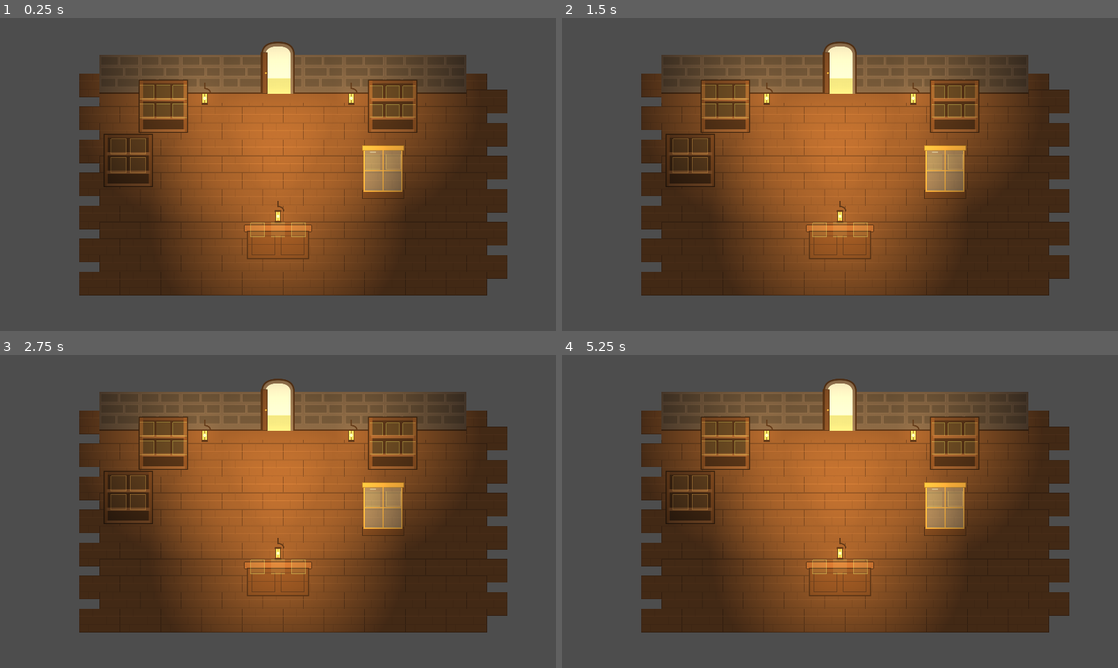
Above: before the commit, frames 1-4 (two rows, left to right).
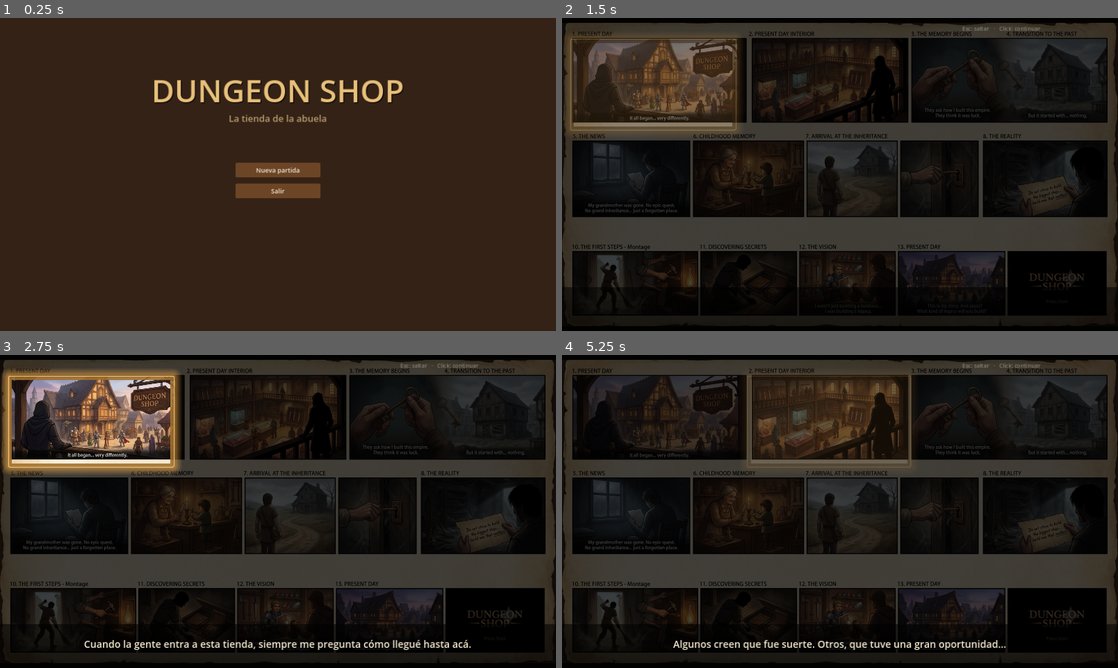
Above: after the commit, the same moments.

Repository: luckyvalentinaguirre-bot/DungeonShop
Game: Godot game, scene res://game/scenes/Menu.tscn
Same seed, same stepped clock (60 frames per second), same inputs: the game is played once before the commit and once after it. Before the commit the project starts from res://game/scenes/Shop.tscn.
Inputs (mouse positions are in pixels of both pictures, inside the frame that each line leads up to):
- Up to frame 1 (0.25 s): no input
- Up to frame 2 (1.5 s): click (840, 171) at 0.5 s, where only the run after the commit has a clickable "Nueva partida"; tap Enter at 1.25 s; move the mouse to (962, 158) at 1.27 s; click (962, 158) at 1.42 s
- Up to frame 3 (2.75 s): move the mouse to (166, 527) at 2.02 s; click (166, 527) at 2.17 s
- Up to frame 4 (5.25 s): tap Space at 2.75 s; move the mouse to (895, 442) at 2.77 s; click (895, 442) at 2.92 s; move the mouse to (812, 574) at 3.52 s; click (812, 574) at 3.67 s; tap Enter at 4.25 s; move the mouse to (1006, 558) at 4.27 s; click (1006, 558) at 4.42 s; tap Escape at 4.9 s; move the mouse to (673, 464) at 5.02 s; click (673, 464) at 5.17 s

The runs differ from the first frame. In frame 1, 83% of the frame differs, in the area x 0-100%, y 0-100%; in frame 2, 96%; in frame 3, 96%; in frame 4, 97%.

Commit message:
Base: menu + intro historia + vista POV detras del mostrador
- Menu.tscn (escena principal) -> 'Nueva partida' -> Intro.
- Intro.tscn: introduccion tipo historia (ilumina la hoja de storyboard viñeta a
  viñeta con narracion) -> entra a la tienda.
- Shop: reformado a POV DETRAS DEL MOSTRADOR (mostrador ancho en primer plano +
  manos del tendero apoyadas, sin rostro; punto 4). Esc vuelve al menu.
- hands.svg placeholder.

Co-Authored-By: Claude Opus 4.8 <noreply@anthropic.com>
Claude-Session: https://claude.ai/code/session_01BvQJaW7W6TmoPXUchrmyos

Diff:
--- /dev/null
+++ b/game/art/hands.svg
@@ -0,0 +1,19 @@
+<svg xmlns="http://www.w3.org/2000/svg" width="900" height="300" viewBox="0 0 900 300">
+  <!-- antebrazos del tendero (POV, sin rostro) -->
+  <path d="M120 300 Q200 210 360 168" stroke="#6b4a2c" stroke-width="86" fill="none" stroke-linecap="round"/>
+  <path d="M780 300 Q700 210 540 168" stroke="#6b4a2c" stroke-width="86" fill="none" stroke-linecap="round"/>
+  <!-- puños de la camisa -->
+  <path d="M120 300 Q190 230 300 205" stroke="#caa877" stroke-width="90" fill="none" stroke-linecap="round"/>
+  <path d="M780 300 Q710 230 600 205" stroke="#caa877" stroke-width="90" fill="none" stroke-linecap="round"/>
+  <!-- manos (guante de cuero) -->
+  <ellipse cx="372" cy="150" rx="66" ry="46" fill="#7a5636"/>
+  <ellipse cx="528" cy="150" rx="66" ry="46" fill="#7a5636"/>
+  <g stroke="#5c3f26" stroke-width="4" stroke-linecap="round">
+    <line x1="352" y1="112" x2="356" y2="150"/>
+    <line x1="378" y1="108" x2="380" y2="150"/>
+    <line x1="404" y1="114" x2="402" y2="150"/>
+    <line x1="548" y1="112" x2="544" y2="150"/>
+    <line x1="522" y1="108" x2="520" y2="150"/>
+    <line x1="496" y1="114" x2="498" y2="150"/>
+  </g>
+</svg>
--- /dev/null
+++ b/game/scenes/Intro.tscn
@@ -0,0 +1,10 @@
+[gd_scene load_steps=2 format=3]
+
+[ext_resource type="Script" path="res://game/scripts/Intro.gd" id="1_intro"]
+
+[node name="Intro" type="Control"]
+layout_mode = 3
+anchors_preset = 15
+anchor_right = 1.0
+anchor_bottom = 1.0
+script = ExtResource("1_intro")
--- /dev/null
+++ b/game/scenes/Menu.tscn
@@ -0,0 +1,10 @@
+[gd_scene load_steps=2 format=3]
+
+[ext_resource type="Script" path="res://game/scripts/Menu.gd" id="1_menu"]
+
+[node name="Menu" type="Control"]
+layout_mode = 3
+anchors_preset = 15
+anchor_right = 1.0
+anchor_bottom = 1.0
+script = ExtResource("1_menu")
--- /dev/null
+++ b/game/scripts/Intro.gd
@@ -0,0 +1,223 @@
+extends Control
+## Introducción tipo historia. Muestra la HOJA DE STORYBOARD completa en penumbra y va
+## ILUMINANDO cada viñeta EN ORDEN mientras avanza la narración; el subtítulo aparece
+## letra a letra. Se puede AVANZAR (click/tecla) o SALTAR (Esc). Al terminar entra a la
+## tienda. Usa una sola imagen (assets/cinematic/storyboard.png), sin generar nada.
+
+const SHEET := "res://assets/cinematic/storyboard.png"
+const SHEET_SIZE := Vector2(1600, 872)
+const SHOP := "res://game/scenes/Shop.tscn"
+
+const BEATS := [
+	{"rect": Rect2(35, 58, 455, 240),
+	 "text": "Cuando la gente entra a esta tienda, siempre me pregunta cómo llegué hasta acá."},
+	{"rect": Rect2(543, 58, 450, 240),
+	 "text": "Algunos creen que fue suerte. Otros, que tuve una gran oportunidad..."},
+	{"rect": Rect2(1002, 58, 281, 240),
+	 "text": "Pero todo empezó con esto. Una llave vieja... y nada más."},
+	{"rect": Rect2(1287, 58, 280, 240),
+	 "text": "Sin fortuna. Sin gloria. Solo una casa olvidada al final del camino."},
+	{"rect": Rect2(35, 368, 322, 188),
+	 "text": "Mi abuela ya no estaba. Ninguna gran herencia... solo un lugar en ruinas."},
+	{"rect": Rect2(378, 368, 322, 188),
+	 "text": "De niño, ella me enseñó que cada objeto guarda una historia."},
+	{"rect": Rect2(705, 368, 253, 188),
+	 "text": "Así que volví. El camino era largo; la casa, más pequeña de lo que recordaba."},
+	{"rect": Rect2(962, 368, 128, 188), "dur": 3.0,
+	 "text": "Metí la llave. La cerradura cedió con un crujido."},
+	{"rect": Rect2(1238, 368, 329, 188),
+	 "text": "Adentro, polvo y silencio. Y una nota: «No busques la tienda más grande... construye una que importe.»"},
+	{"rect": Rect2(35, 650, 322, 188),
+	 "text": "Así que empecé. Un clavo, una tabla, un día a la vez."},
+	{"rect": Rect2(378, 650, 287, 188),
+	 "text": "Entre los escombros encontré secretos que ella había dejado para mí."},
+	{"rect": Rect2(675, 650, 283, 188),
+	 "text": "No estaba armando un negocio. Estaba construyendo un legado."},
+	{"rect": Rect2(972, 650, 286, 188),
+	 "text": "Esta es mi historia. ¿Y la tuya? ¿Qué clase de legado vas a construir?"},
+]
+
+var _vp: Vector2
+var _sheet_tex: Texture2D
+var _scale: float
+var _offset: Vector2
+var _dim: ColorRect
+var _spot: Control
+var _label: Label
+var _fader: ColorRect
+
+var _interrupt := false
+var _skip_all := false
+
+func _ready() -> void:
+	set_anchors_and_offsets_preset(Control.PRESET_FULL_RECT)
+	_vp = get_viewport_rect().size
+	_sheet_tex = load(SHEET)
+	_scale = minf(_vp.x / SHEET_SIZE.x, _vp.y / SHEET_SIZE.y)
+	_offset = (_vp - SHEET_SIZE * _scale) * 0.5
+	_build_ui()
+	_run()
+
+func _build_ui() -> void:
+	var bg := ColorRect.new()
+	bg.color = Color(0.04, 0.03, 0.02)
+	bg.set_anchors_and_offsets_preset(Control.PRESET_FULL_RECT)
+	bg.mouse_filter = Control.MOUSE_FILTER_IGNORE
+	add_child(bg)
+
+	var sheet := TextureRect.new()
+	sheet.texture = _sheet_tex
+	sheet.stretch_mode = TextureRect.STRETCH_KEEP_ASPECT_CENTERED
+	sheet.texture_filter = CanvasItem.TEXTURE_FILTER_LINEAR_WITH_MIPMAPS
+	sheet.set_anchors_and_offsets_preset(Control.PRESET_FULL_RECT)
+	sheet.mouse_filter = Control.MOUSE_FILTER_IGNORE
+	add_child(sheet)
+
+	_dim = ColorRect.new()
+	_dim.color = Color(0, 0, 0, 0.74)
+	_dim.set_anchors_and_offsets_preset(Control.PRESET_FULL_RECT)
+	_dim.mouse_filter = Control.MOUSE_FILTER_IGNORE
+	add_child(_dim)
+
+	_spot = Control.new()
+	_spot.set_anchors_and_offsets_preset(Control.PRESET_FULL_RECT)
+	_spot.mouse_filter = Control.MOUSE_FILTER_IGNORE
+	_spot.modulate = Color(1, 1, 1, 0)
+	add_child(_spot)
+
+	var band := ColorRect.new()
+	band.color = Color(0, 0, 0, 0.55)
+	band.position = Vector2(0, _vp.y - _vp.y * 0.14)
+	band.size = Vector2(_vp.x, _vp.y * 0.14)
+	band.mouse_filter = Control.MOUSE_FILTER_IGNORE
+	add_child(band)
+
+	_label = Label.new()
+	_label.horizontal_alignment = HORIZONTAL_ALIGNMENT_CENTER
+	_label.vertical_alignment = VERTICAL_ALIGNMENT_CENTER
+	_label.autowrap_mode = TextServer.AUTOWRAP_WORD_SMART
+	_label.add_theme_color_override("font_color", Color(0.96, 0.92, 0.82))
+	_label.add_theme_color_override("font_shadow_color", Color(0, 0, 0, 0.9))
+	_label.add_theme_constant_override("shadow_offset_x", 2)
+	_label.add_theme_constant_override("shadow_offset_y", 2)
+	_label.add_theme_font_size_override("font_size", int(_vp.y * 0.032))
+	_label.position = Vector2(_vp.x * 0.12, _vp.y - _vp.y * 0.135)
+	_label.size = Vector2(_vp.x * 0.76, _vp.y * 0.12)
+	_label.mouse_filter = Control.MOUSE_FILTER_IGNORE
+	add_child(_label)
+
+	var hint := Label.new()
+	hint.text = "Esc: saltar   ·   Click: continuar"
+	hint.add_theme_color_override("font_color", Color(0.8, 0.78, 0.7, 0.5))
+	hint.add_theme_font_size_override("font_size", int(_vp.y * 0.018))
+	hint.position = Vector2(_vp.x * 0.72, _vp.y * 0.02)
+	hint.mouse_filter = Control.MOUSE_FILTER_IGNORE
+	add_child(hint)
+
+	_fader = ColorRect.new()
+	_fader.color = Color(0, 0, 0, 1)
+	_fader.set_anchors_and_offsets_preset(Control.PRESET_FULL_RECT)
+	_fader.mouse_filter = Control.MOUSE_FILTER_IGNORE
+	add_child(_fader)
+
+func _run() -> void:
+	await _fade(0.0, 0.8)
+	for b in BEATS:
+		if _skip_all:
+			break
+		await _beat(b)
+	await _fade(1.0, 0.7)
+	get_tree().change_scene_to_file(SHOP)
+
+func _beat(b: Dictionary) -> void:
+	_show_spot(b["rect"])
+	_label.text = String(b.get("text", ""))
+	_label.visible_ratio = 0.0
+	await _spot_fade(0.0, 1.0, 0.45)
+	await _type(_label.text)
+	if _skip_all:
+		return
+	await _sleep(float(b.get("dur", _read_time(_label.text))))
+	await _spot_fade(1.0, 0.0, 0.4)
+
+func _show_spot(img_rect: Rect2) -> void:
+	for c in _spot.get_children():
+		c.queue_free()
+	var screen := _to_screen(img_rect)
+	var glow := Panel.new()
+	var pad := 14.0
+	glow.position = screen.position - Vector2(pad, pad)
+	glow.size = screen.size + Vector2(pad, pad) * 2.0
+	var sb := StyleBoxFlat.new()
+	sb.bg_color = Color(0, 0, 0, 0)
+	sb.border_color = Color(1.0, 0.82, 0.45, 0.9)
+	sb.set_border_width_all(3)
+	sb.set_corner_radius_all(6)
+	sb.shadow_color = Color(1.0, 0.7, 0.3, 0.55)
+	sb.shadow_size = 28
+	glow.add_theme_stylebox_override("panel", sb)
+	glow.mouse_filter = Control.MOUSE_FILTER_IGNORE
+	_spot.add_child(glow)
+
+	var at := AtlasTexture.new()
+	at.atlas = _sheet_tex
+	at.region = img_rect
+	var cut := TextureRect.new()
+	cut.texture = at
+	cut.stretch_mode = TextureRect.STRETCH_SCALE
+	cut.texture_filter = CanvasItem.TEXTURE_FILTER_LINEAR_WITH_MIPMAPS
+	cut.position = screen.position
+	cut.size = screen.size
+	cut.mouse_filter = Control.MOUSE_FILTER_IGNORE
+	_spot.add_child(cut)
+
+func _to_screen(r: Rect2) -> Rect2:
+	return Rect2(_offset + r.position * _scale, r.size * _scale)
+
+func _read_time(t: String) -> float:
+	return clampf(1.8 + t.length() * 0.045, 3.2, 6.5)
+
+func _sleep(t: float) -> void:
+	var end := Time.get_ticks_msec() + int(t * 1000.0)
+	while Time.get_ticks_msec() < end:
+		if _interrupt:
+			_interrupt = false
+			return
+		await get_tree().process_frame
+
+func _type(t: String) -> void:
+	var dur_ms := int((0.6 + t.length() * 0.028) * 1000.0)
+	var start := Time.get_ticks_msec()
+	while true:
+		if _interrupt:
+			_interrupt = false
+			break
+		var e := Time.get_ticks_msec() - start
+		_label.visible_ratio = clampf(float(e) / float(dur_ms), 0.0, 1.0)
+		if e >= dur_ms:
+			break
+		await get_tree().process_frame
+	_label.visible_ratio = 1.0
+
+func _fade(target_a: float, t: float) -> void:
+	var tw := create_tween()
+	tw.tween_property(_fader, "color:a", target_a, t)
+	await tw.finished
+
+func _spot_fade(from_a: float, to_a: float, t: float) -> void:
+	if _spot == null:
+		return
+	_spot.modulate.a = from_a
+	var tw := create_tween()
+	tw.tween_property(_spot, "modulate:a", to_a, t)
+	await tw.finished
+
+func _unhandled_input(e: InputEvent) -> void:
+	if e is InputEventKey and e.pressed and not e.echo:
+		if e.keycode == KEY_ESCAPE:
+			_skip_all = true
+			_interrupt = true
+		else:
+			_interrupt = true
+	elif e is InputEventMouseButton and e.pressed:
+		_interrupt = true
--- /dev/null
+++ b/game/scripts/Menu.gd
@@ -0,0 +1,82 @@
+extends Control
+## Menú principal (base nueva). Simple y funcional: título + botones de madera sobre
+## un fondo cálido. "Nueva partida" entra a la tienda. El arte final del menú se
+## puede poner luego como fondo sin tocar la lógica.
+
+const INTRO := "res://game/scenes/Intro.tscn"
+
+func _ready() -> void:
+	set_anchors_and_offsets_preset(Control.PRESET_FULL_RECT)
+	var vp := get_viewport_rect().size
+	_build_background(vp)
+	_build_title(vp)
+	_build_buttons(vp)
+
+func _build_background(vp: Vector2) -> void:
+	var bg := ColorRect.new()
+	bg.color = Color("241812")
+	bg.set_anchors_and_offsets_preset(Control.PRESET_FULL_RECT)
+	bg.mouse_filter = Control.MOUSE_FILTER_IGNORE
+	add_child(bg)
+	# Viñeta cálida central.
+	var glow := ColorRect.new()
+	glow.color = Color(0.5, 0.32, 0.16, 0.18)
+	glow.set_anchors_and_offsets_preset(Control.PRESET_FULL_RECT)
+	glow.mouse_filter = Control.MOUSE_FILTER_IGNORE
+	add_child(glow)
+
+func _build_title(vp: Vector2) -> void:
+	var title := Label.new()
+	title.text = "DUNGEON SHOP"
+	title.horizontal_alignment = HORIZONTAL_ALIGNMENT_CENTER
+	title.add_theme_font_size_override("font_size", int(vp.y * 0.10))
+	title.add_theme_color_override("font_color", Color("e8c07a"))
+	title.add_theme_color_override("font_shadow_color", Color(0, 0, 0, 0.8))
+	title.add_theme_constant_override("shadow_offset_x", 3)
+	title.add_theme_constant_override("shadow_offset_y", 3)
+	title.position = Vector2(0, vp.y * 0.16)
+	title.size = Vector2(vp.x, vp.y * 0.14)
+	add_child(title)
+
+	var sub := Label.new()
+	sub.text = "La tienda de la abuela"
+	sub.horizontal_alignment = HORIZONTAL_ALIGNMENT_CENTER
+	sub.add_theme_font_size_override("font_size", int(vp.y * 0.03))
+	sub.add_theme_color_override("font_color", Color("b79b6e"))
+	sub.position = Vector2(0, vp.y * 0.30)
+	sub.size = Vector2(vp.x, vp.y * 0.06)
+	add_child(sub)
+
+func _build_buttons(vp: Vector2) -> void:
+	var col := VBoxContainer.new()
+	col.add_theme_constant_override("separation", 16)
+	col.position = Vector2(vp.x * 0.5 - 150, vp.y * 0.46)
+	col.custom_minimum_size = Vector2(300, 0)
+	add_child(col)
+	col.add_child(_button("Nueva partida", _on_new_game))
+	col.add_child(_button("Salir", func() -> void: get_tree().quit()))
+
+func _on_new_game() -> void:
+	get_tree().change_scene_to_file(INTRO)
+
+func _button(text: String, cb: Callable) -> Button:
+	var b := Button.new()
+	b.text = text
+	b.custom_minimum_size = Vector2(300, 56)
+	b.add_theme_font_size_override("font_size", 22)
+	b.add_theme_color_override("font_color", Color("f4e7d2"))
+	b.add_theme_color_override("font_hover_color", Color("ffedcf"))
+	b.add_theme_stylebox_override("normal", _wood(Color("6b4526")))
+	b.add_theme_stylebox_override("hover", _wood(Color("845735")))
+	b.add_theme_stylebox_override("pressed", _wood(Color("543619")))
+	b.pressed.connect(cb)
+	return b
+
+func _wood(c: Color) -> StyleBoxFlat:
+	var sb := StyleBoxFlat.new()
+	sb.bg_color = c
+	sb.border_color = Color("3a2414")
+	sb.set_border_width_all(3)
+	sb.set_corner_radius_all(8)
+	sb.set_content_margin_all(10)
+	return sb
--- a/game/scripts/Shop.gd
+++ b/game/scripts/Shop.gd
@@ -97,8 +97,11 @@
 	_place(FurnitureCatalog.shelf_armor(), Vector2(-470, ROOM.position.y + 320))
 	# Vitrina a la derecha, mas adelante.
 	_place(FurnitureCatalog.vitrina(), Vector2(330, ROOM.position.y + 360))
-	# Mostrador en primer plano (centro).
-	_place(FurnitureCatalog.counter(), Vector2(0, ROOM.end.y - 70))
+	# Mostrador ANCHO en primer plano (POV detras del mostrador): grande y cercano.
+	var counter := _place(FurnitureCatalog.counter(), Vector2(0, ROOM.end.y + 120))
+	counter.scale = Vector2(3.0, 1.7)
+	# Manos del tendero apoyadas en el mostrador (sin rostro; ver punto 4).
+	_build_hands()
 
 func _place(data: FurnitureData, at: Vector2) -> ShopFurniture:
 	var f := ShopFurniture.new()
@@ -106,6 +109,20 @@
 	_yard.add_child(f)
 	f.setup(data)              # setup tras add_child para que AssetLibrary este listo
 	return f
+
+## Manos del protagonista en primer plano (POV). Van delante de todo (y mayor).
+func _build_hands() -> void:
+	var hands := Sprite2D.new()
+	hands.texture = _tex("hands.svg")
+	hands.centered = true
+	hands.z_index = 100
+	hands.position = Vector2(0, ROOM.end.y + 90)
+	hands.scale = Vector2(1.7, 1.7)
+	_yard.add_child(hands)
+
+func _unhandled_input(e: InputEvent) -> void:
+	if e is InputEventKey and e.pressed and not e.echo and e.keycode == KEY_ESCAPE:
+		get_tree().change_scene_to_file("res://game/scenes/Menu.tscn")
 
 # ------------------------------------------------------------------- faroles
 func _build_lamps() -> void:
--- a/project.godot
+++ b/project.godot
@@ -12,7 +12,7 @@
 
 config/name="Dungeon Shop"
 config/description="A cozy medieval shop-keeping game. You are not the hero — you run the store."
-run/main_scene="res://game/scenes/Shop.tscn"
+run/main_scene="res://game/scenes/Menu.tscn"
 config/features=PackedStringArray("4.3", "Forward Plus")
 config/icon="res://assets/icons/icon.svg"
 
